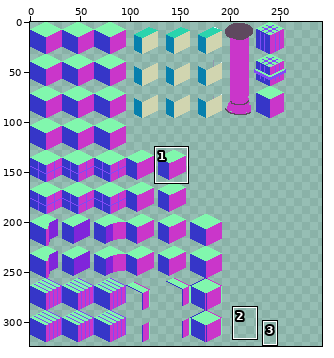
Two versions of one sprite sheet, Assets/Art Files/Tilemaps/NRM/Wall TilesNRM.png. Above, an overview of the earlier version with the close-up marked.
Close-up. Before the edit:
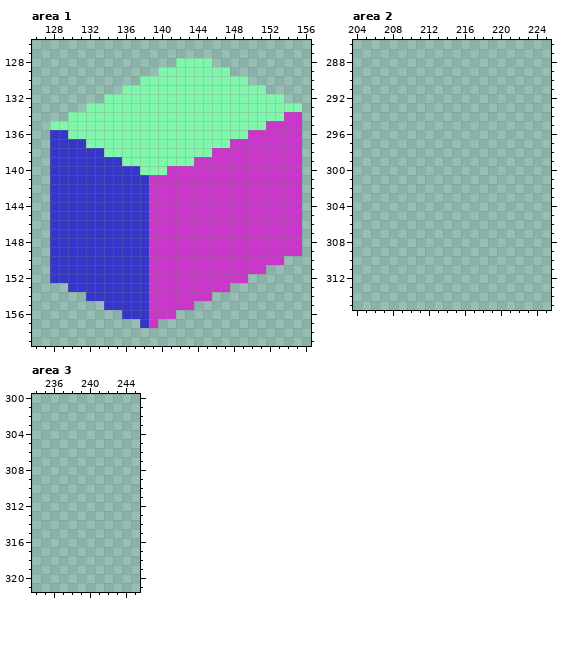
The file is 512x512 pixels. Pixels under 10% opacity are left out. Colours within 5 levels of each other are drawn and written as one. Shown: area 1: x 126..156, y 126..159; area 2: x 204..225, y 286..315; area 3: x 234..245, y 300..321. The wide view leaves out empty margins. The commit also changed other parts of the picture, which this record leaves out.
The result:
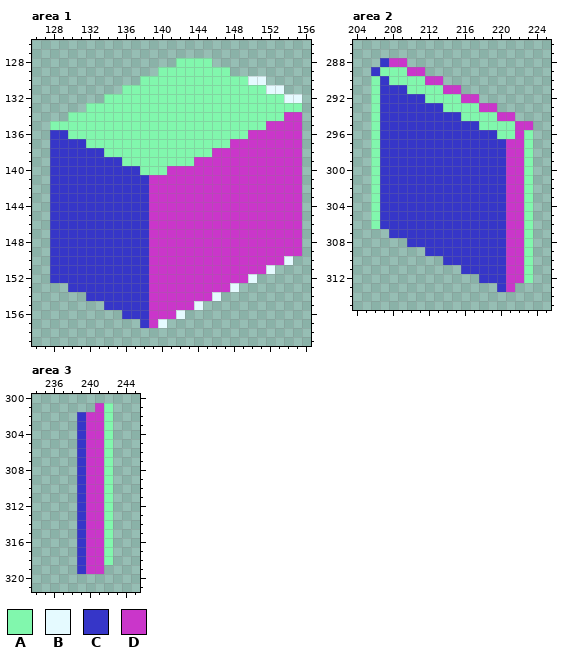
Palette (. is transparent): A #81f7ad  B #e5faff  C #3636c8  D #ca36ca
What changed:
Area 1:
y 130: x 150..151 .. -> BB
y 131: x 152..153 .. -> BB
y 132: x 154..155 .. -> BB
y 150: x 154 . -> B
y 151: x 152 . -> B
y 152: x 150 . -> B
y 153: x 148 . -> B
y 154: x 146 . -> B
y 155: x 144 . -> B
y 156: x 142 . -> B
y 157: x 140 . -> B
Area 2:
y 288: x 207..209 ... -> CDD
y 289: x 206..211 ...... -> CAAADD
y 290: x 206..213 ........ -> ACAAAADD
y 291: x 206..215 .......... -> ACCCAAAADD
y 292: x 206..217 ............ -> ACCCCCAAAADD
y 293: x 206..219 .............. -> ACCCCCCCAAAADD
y 294: x 206..221 ................ -> ACCCCCCCCCAAAADD
y 295: x 206..223 .................. -> ACCCCCCCCCCCAAAADD
y 296: x 206..223 .................. -> ACCCCCCCCCCCCCAADA
y 297..306: x 206..223 .................. -> ACCCCCCCCCCCCCCDDA
y 307: x 208..223 ................ -> CCCCCCCCCCCCCDDA
y 308: x 210..223 .............. -> CCCCCCCCCCCDDA
y 309: x 212..223 ............ -> CCCCCCCCCDDA
y 310: x 214..223 .......... -> CCCCCCCDDA
y 311: x 216..223 ........ -> CCCCCDDA
y 312: x 218..223 ...... -> CCCDDA
y 313: x 220..221 .. -> CD
Area 3:
y 301: x 241..242 .. -> DA
y 302..318: x 239..242 .... -> CDDA
y 319: x 239..241 ... -> CDD
Pixel boxes of the changes (left, top, right, bottom) in both close-ups:
added: (248, 76, 302, 103)
added: (158, 256, 293, 328)
added: (371, 58, 533, 292)
added: (77, 403, 113, 574)
